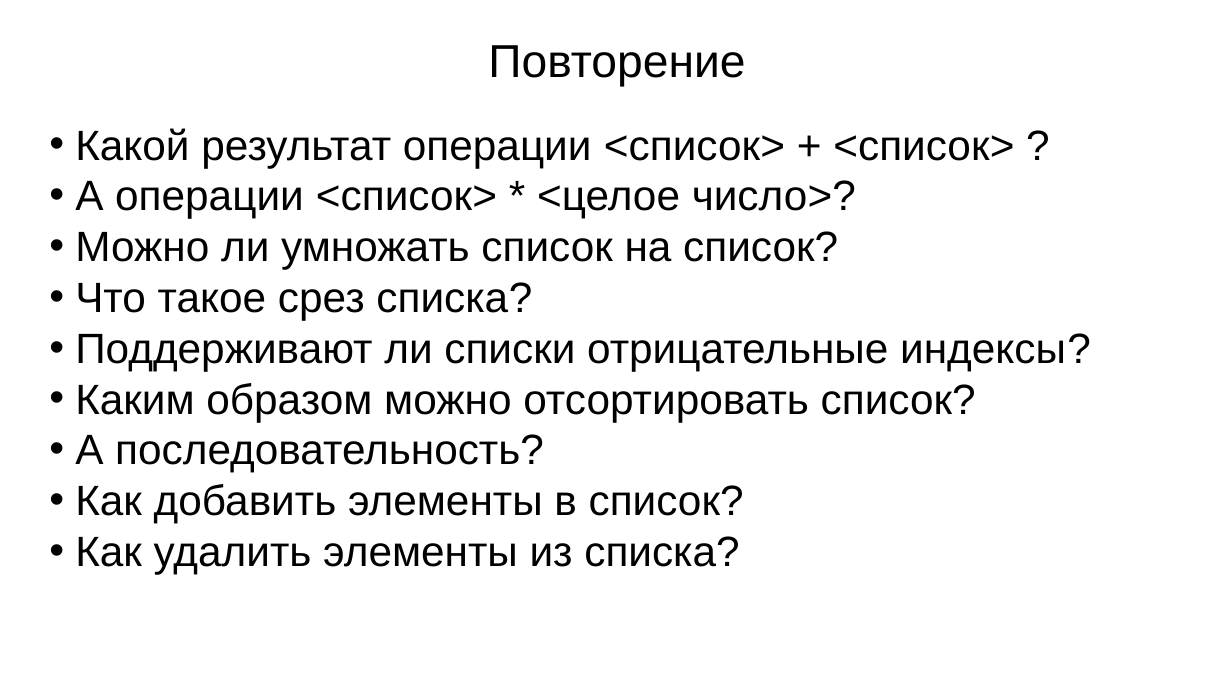
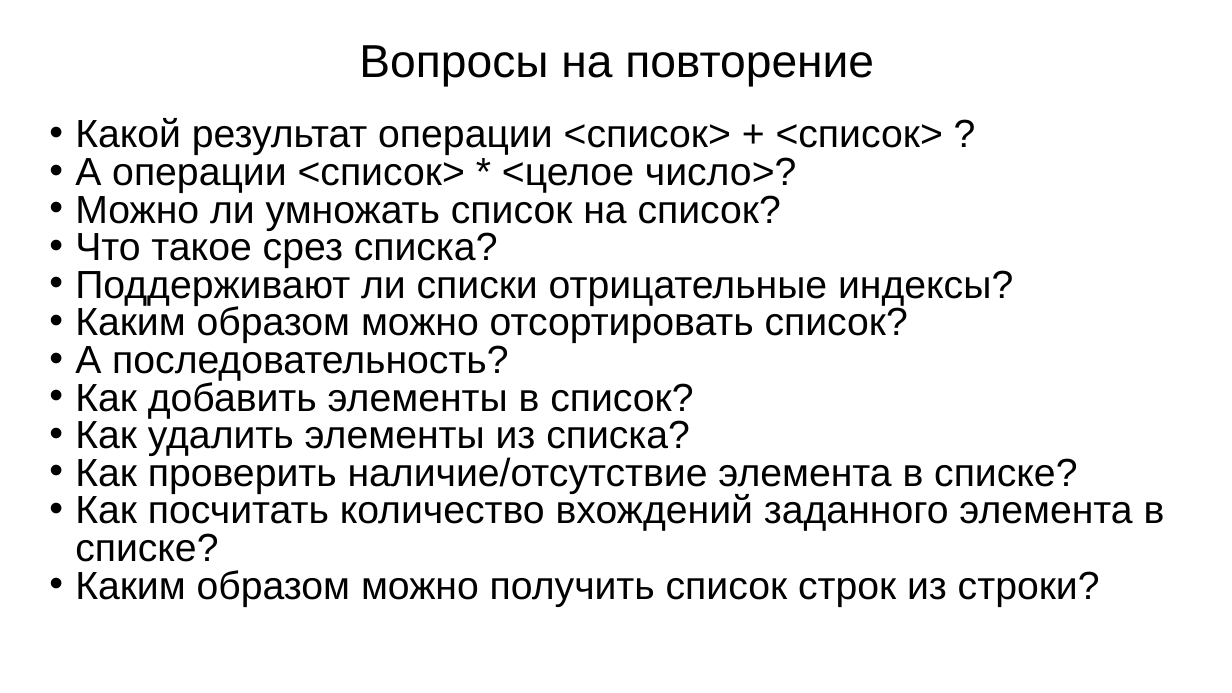
Before and after one commit to maxchv/LearnPython, a slide deck: slide 2 of week03/06.TuplesAndDictionary.pptx. Drawn at 1232x693 pixels with LibreOffice and Linux fonts; fonts in the diff are those of the drawing. Boxes give left, top, right and bottom in pixels: in the first picture for what was removed or moved away, otherwise in the second. Text is boxed around its words. In the diff, an @@ line names an element or a change of style, - is before the commit and + after.

```diff
--- a/week03/06.TuplesAndDictionary.pptx
+++ b/week03/06.TuplesAndDictionary.pptx
@@ title at bbox=[359, 45, 874, 86]: text changed @@
-Повторение
+Вопросы на повторение
@@ text at bbox=[75, 118, 1013, 456]: size 44 to 40.7 pt in "Какой результат операции <список> + <список> ?", "А операции <список> * <целое число>?", "Можно ли умножать список на список?", "Что такое срез списка?" and 5 more places; line spacing 1 to 0.8 @@
@@ text at bbox=[75, 455, 1165, 607]: paragraphs added @@
+• Как проверить наличие/отсутствие элемента в списке?
+• Как посчитать количество вхождений заданного элемента в списке?
+• Каким образом можно получить список строк из строки?
```
Also in this commit, not shown: 8 other slides changed, 28 slides added, 1 slide removed, 3 other files.
